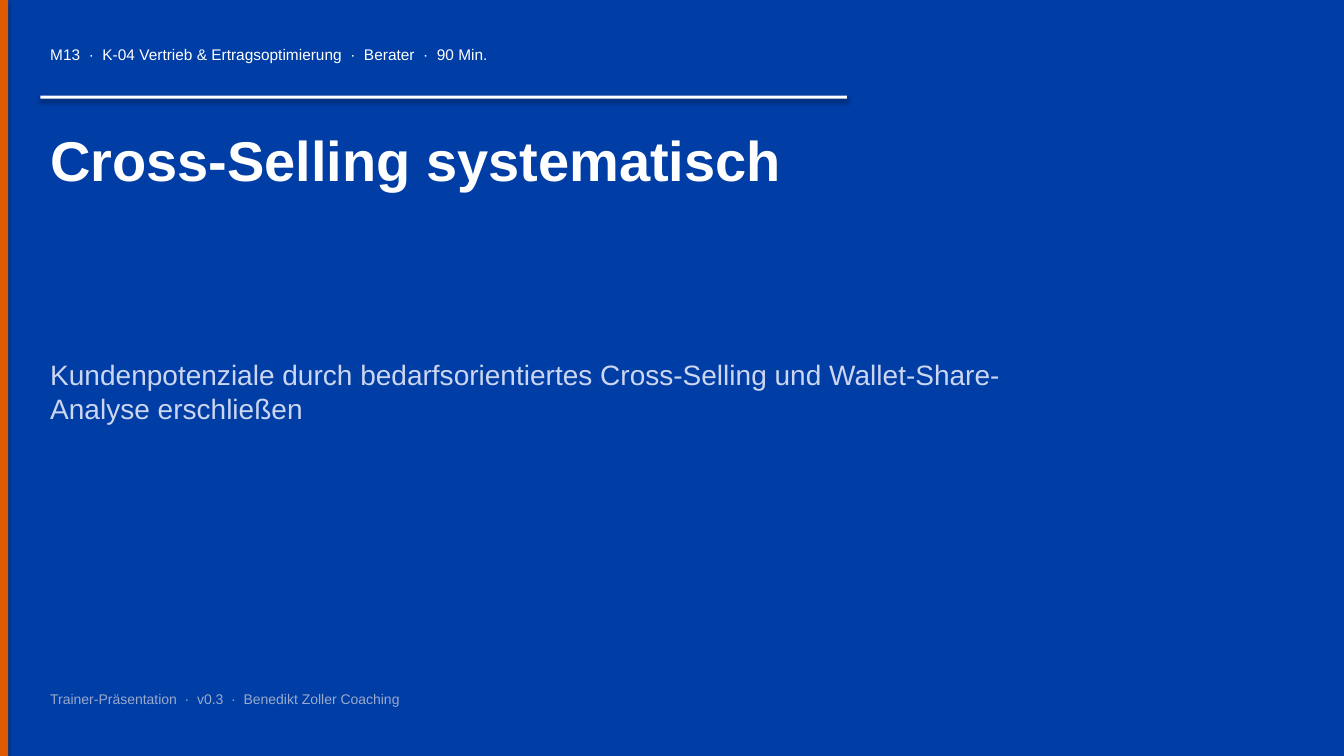
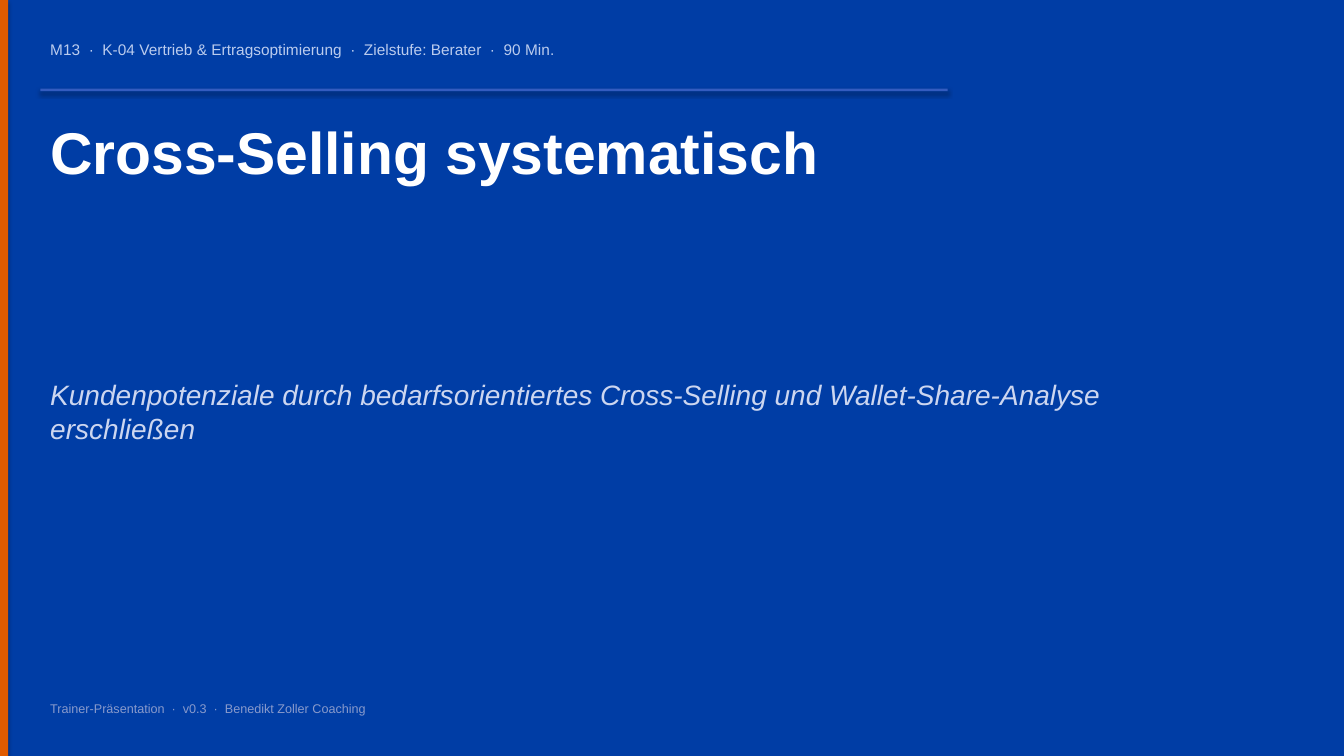
Before and after one commit to ck5rqc47pr-byte/firmenkundenakademie-online, a slide deck: slide 1 of public/downloads/praesentation/M13.pptx. Drawn at 1344x756 pixels with LibreOffice and Linux fonts; fonts in the diff are those of the drawing. Boxes give left, top, right and bottom in pixels: in the first picture for what was removed or moved away, otherwise in the second. Text is boxed around its words. In the diff, an @@ line names an element or a change of style, - is before the commit and + after.

```diff
--- a/public/downloads/praesentation/M13.pptx
+++ b/public/downloads/praesentation/M13.pptx
@@ text at [50,44,554,58]: text changed; text colour #FFFFFF to #BBCCEE @@
-M13 · K-04 Vertrieb & Ertragsoptimierung · Berater · 90 Min.
+M13 · K-04 Vertrieb & Ertragsoptimierung · Zielstufe: Berater · 90 Min.
@@ rectangle: place and size @@
-rectangle at [40,96,847,99]
+rectangle at [40,89,948,92]
@@ rectangle at [40,89,948,92]: fill #FFFFFF to #335CC0 @@
@@ text "Cross-Selling systematisch": place and size @@
-text "Cross-Selling systematisch" at [50,140,781,191]
+text "Cross-Selling systematisch" at [50,131,818,185]
@@ text "Cross-Selling systematisch" at [50,131,818,185]: size 40 to 42 pt @@
@@ text "Kundenpotenziale durch bedarfsorientiertes Cross-Selling und ...": place and size @@
-text "Kundenpotenziale durch bedarfsorientiertes Cross-Selling und ..." at [50,364,999,424]
+text "Kundenpotenziale durch bedarfsorientiertes Cross-Selling und ..." at [50,384,1100,440]
@@ text "Kundenpotenziale durch bedarfsorientiertes Cross-Selling und ..." at [50,384,1100,440]: italic on @@
@@ text "Trainer-Präsentation · v0.3 · Benedikt ...": place and size @@
-text "Trainer-Präsentation · v0.3 · Benedikt ..." at [50,694,400,707]
+text "Trainer-Präsentation · v0.3 · Benedikt ..." at [50,704,365,716]
@@ text "Trainer-Präsentation · v0.3 · Benedikt ..." at [50,704,365,716]: size 10 to 9 pt, text colour #99AACC to #889ACC @@
```
Also in this commit, not shown: 13 other slides changed, 11 slides added, 3 slides removed, 23 other files.
